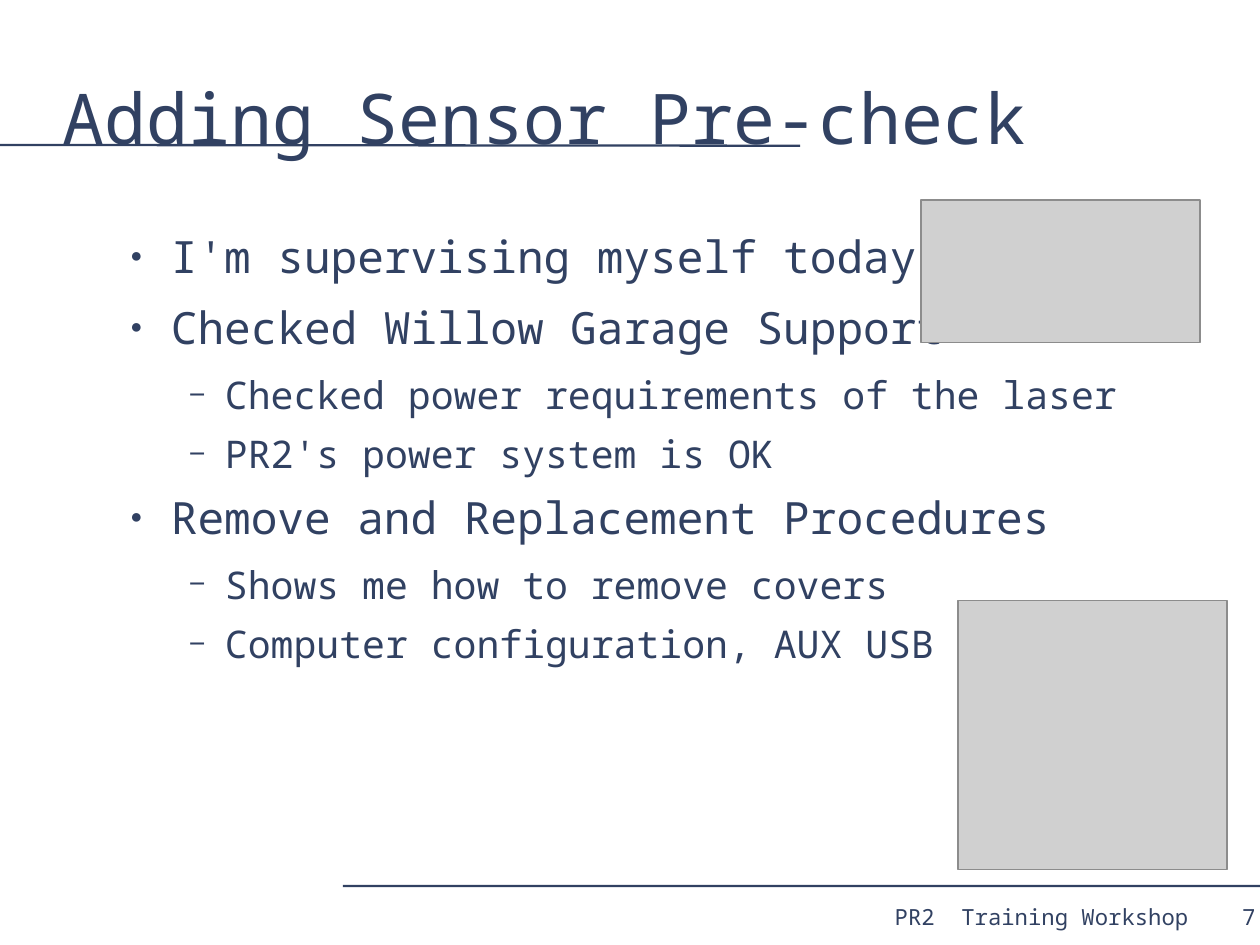
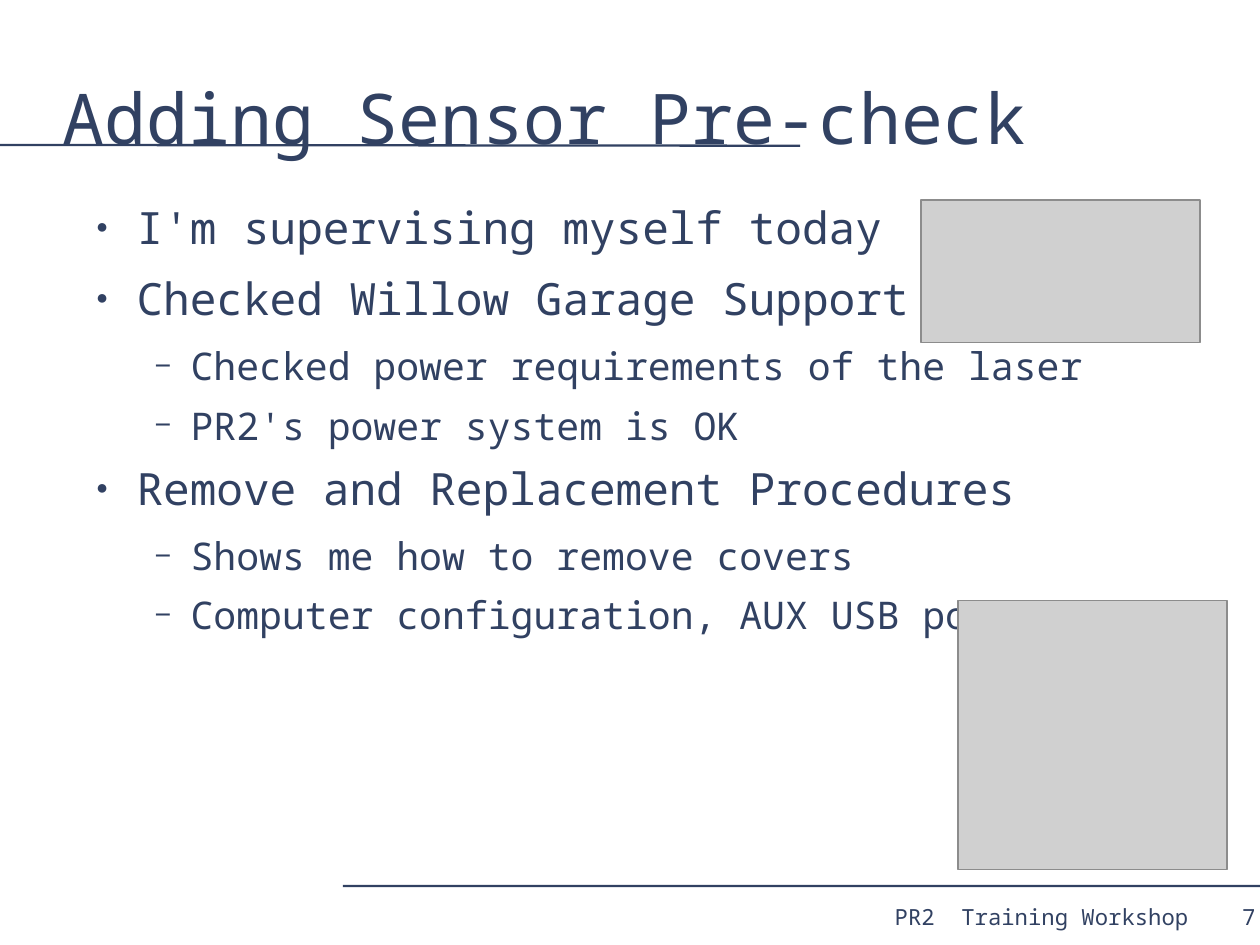
Before and after one commit to PR2/pr2_docs, a slide deck: slide 7 of pr2_training_workshop/modifying_pr2/adding_sensor.odp. Drawn at 1260x945 pixels with LibreOffice and Linux fonts; fonts in the diff are those of the drawing; grey boxes stand for pictures. Boxes give left, top, right and bottom in pixels: in the first picture for what was removed or moved away, otherwise in the second. Text is boxed around its words. In the diff, an @@ line names an element or a change of style, - is before the commit and + after.

Commit message:
Minor changes to adding_sensor presentation

```diff
--- a/pr2_training_workshop/modifying_pr2/adding_sensor.odp
+++ b/pr2_training_workshop/modifying_pr2/adding_sensor.odp
@@ text "I'm supervising myself today": place and size @@
-text "I'm supervising myself today" at bbox=[171, 239, 1116, 669]
+text "I'm supervising myself today" at bbox=[137, 210, 1082, 640]
```
Also in this commit, not shown: 8 other slides changed, 1 slide added.
